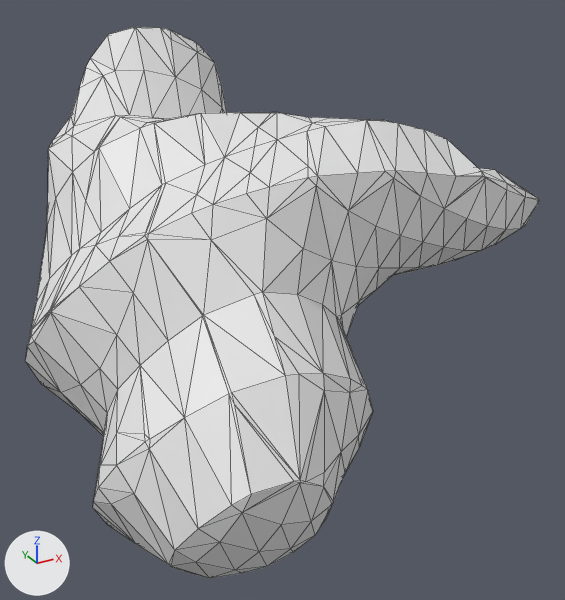
The OBJ model src/wormguides/model/obj_files/ABprpaappap_t294.obj as it was, and as the next commit left it.
The view is the same before and after, from a 50 mm lens placed at (191.7, -129.7, 198.7), pointed at (211.5, -93.7, 180.7). The axes (+X, +Y, +Z) are drawn at lower left. The lights are the same throughout. Mesh edges are drawn as thin lines. Where no turn or scale is listed for an object, it has been applied to the vertices.

Objects in the first picture: 'ABprpaappap_t294'.
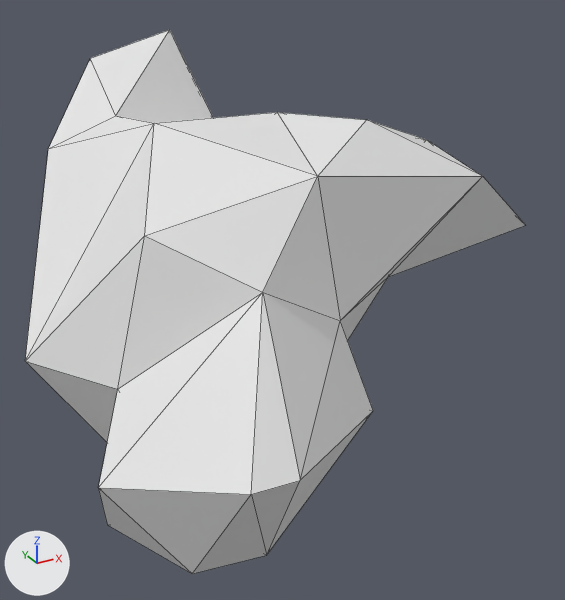
The change, as JSON lines over the scene's bpy script:
```json
{"block": "me_abprpaappap_t294", "where": "# used by ob_abprpaappap_t294; location = (0.0, 0.0, 0.0)"}
{"op": "remove", "block": "me_abprpaappap_t294", "code": "me_abprpaappap_t294.from_pydata(...)  # 506 vertices, 1008 faces; spans x 196.8..226.8, y -108.6..-77.2, z 170.6..194.7"}
{"op": "add", "block": "me_abprpaappap_t294", "code": "me_abprpaappap_t294.from_pydata(...)  # 39 vertices, 74 faces; spans x 196.8..226.8, y -108.6..-77.2, z 170.7..194.4"}
{"block": "me_abprpaappap_t294", "change": "me_abprpaappap_t294 part 1: 467 vertices removed from x 196.9..226.5, y -108.6..-77.2, z 170.6..194.7"}
```

What differs and where, as boxes [x1, y1, x2, y2] in the pictures (565 x 600 px):
```json
{"object": "ABprpaappap_t294", "change": "reshaped", "before": [25, 27, 539, 578], "after": [25, 30, 525, 574]}
{"part": 1, "of": "me_abprpaappap_t294", "change": "deleted", "before": [25, 27, 539, 578]}
```
